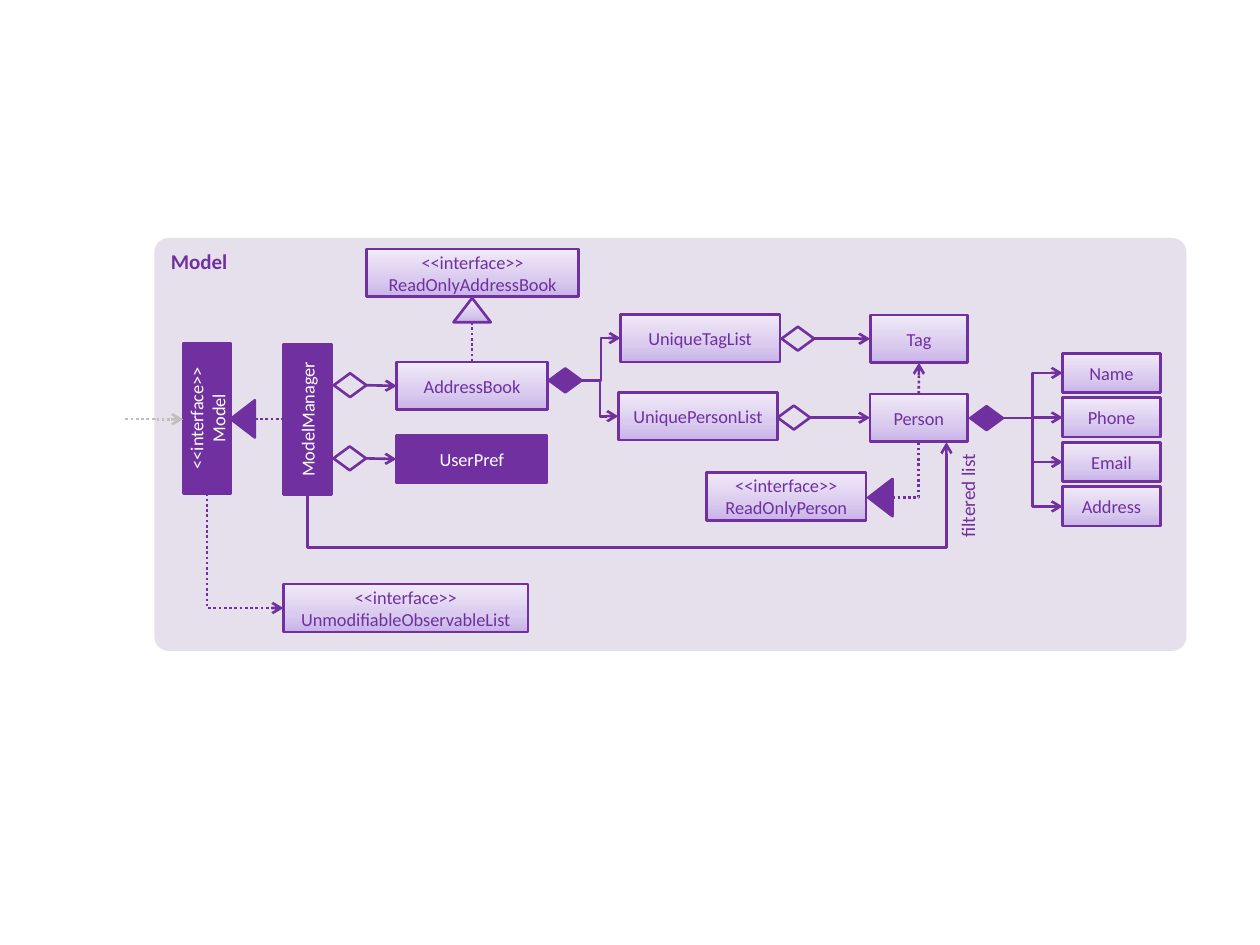
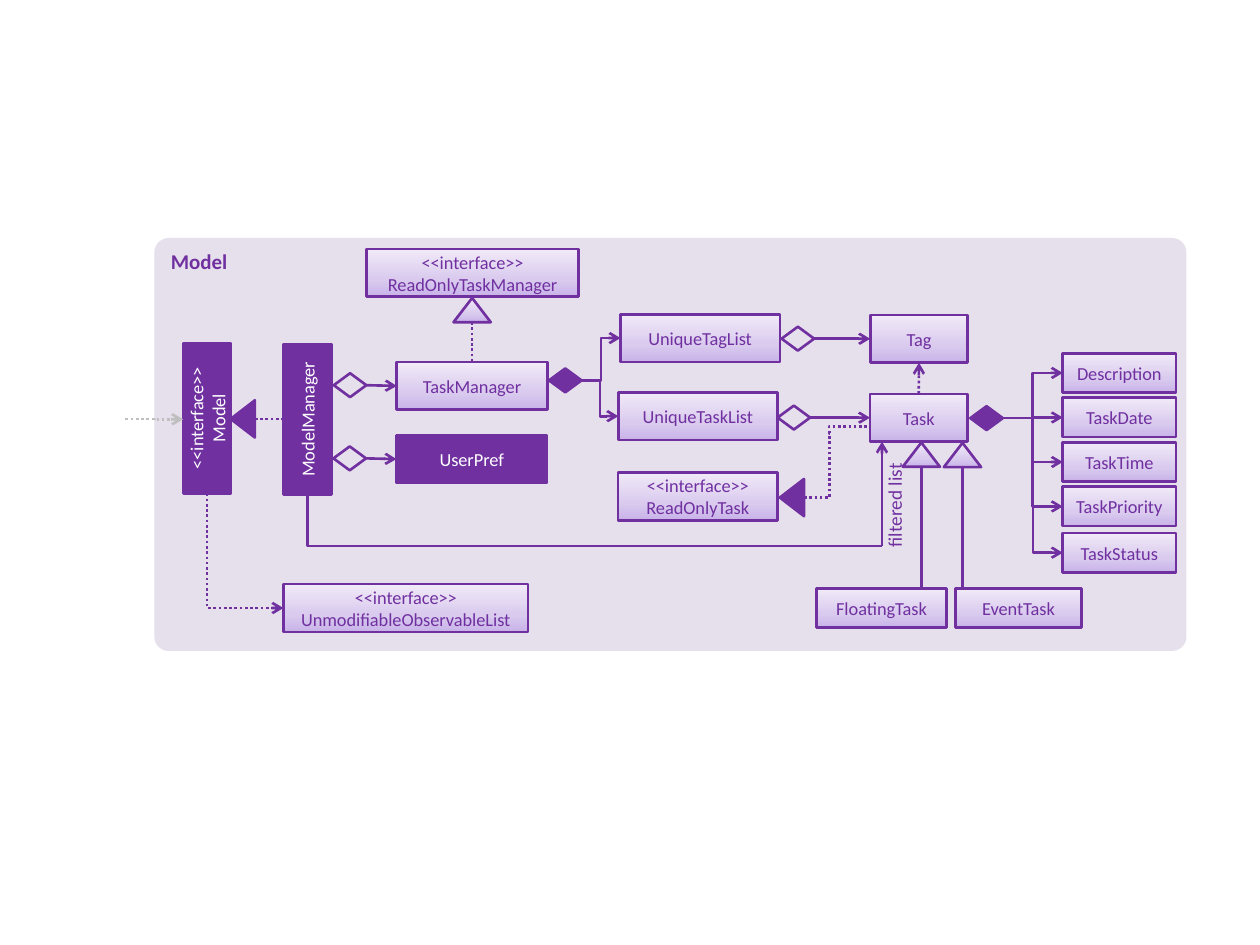
Before and after one commit to turtle96/taskell, a slide deck: slide 8 of docs/diagrams/Diagrams.pptx (slide 7 before the commit). Drawn at 1260x945 pixels with LibreOffice and Linux fonts; fonts in the diff are those of the drawing. Boxes give left, top, right and bottom in pixels: in the first picture for what was removed or moved away, otherwise in the second. Text is boxed around its words. In the diff, an @@ line names an element or a change of style, - is before the commit and + after.

```diff
--- a/docs/diagrams/Diagrams.pptx
+++ b/docs/diagrams/Diagrams.pptx
@@ text in rectangle at [388, 256, 557, 296]: text changed @@
-<<interface>>
-ReadOnlyAddressBook
+<<interface>>
+ReadOnlyTaskManager
@@ rectangle "Description": place and size @@
-rectangle "Description" at [1062, 353, 1159, 392]
+rectangle "Description" at [1062, 353, 1176, 392]
@@ text in rectangle at [423, 380, 521, 396]: text changed @@
-AddressBook
+TaskManager
@@ text in rectangle at [1077, 367, 1162, 383]: text changed @@
-Name
+Description
@@ text in rectangle at [643, 410, 753, 426]: text changed @@
-UniquePersonList
+UniqueTaskList
@@ text in rectangle at [903, 412, 935, 425]: text changed @@
-Person
+Task
@@ rectangle "TaskDate": place and size @@
-rectangle "TaskDate" at [1062, 398, 1159, 437]
+rectangle "TaskDate" at [1062, 398, 1176, 437]
@@ text in rectangle at [1086, 411, 1152, 424]: text changed @@
-Phone
+TaskDate
@@ elbow line moved from (892, 498) - (919, 441) to (804, 498) - (829, 430) @@
@@ elbow line added from (829, 433) to (869, 427), #7030A0 1.5 pt dashed @@
@@ arrow added from (882, 546) to (882, 441), #7030A0 1.5 pt @@
@@ triangle added at [902, 442, 940, 466], fill gradient #C9B5E8 to #D8CBEE to #F0EAF9, outline #7030A0 1.5 pt @@
@@ triangle added at [944, 444, 982, 467], fill gradient #C9B5E8 to #D8CBEE to #F0EAF9, outline #7030A0 1.5 pt @@
@@ rectangle "TaskTime": place and size @@
-rectangle "TaskTime" at [1062, 442, 1159, 481]
+rectangle "TaskTime" at [1062, 442, 1176, 481]
@@ rectangle "<<interface>> ReadOnlyTask": place and size @@
-rectangle "<<interface>> ReadOnlyTask" at [707, 472, 867, 520]
+rectangle "<<interface>> ReadOnlyTask" at [619, 472, 779, 520]
@@ text in rectangle at [646, 479, 749, 517]: text changed @@
-<<interface>>
-ReadOnlyPerson
+<<interface>>
+ReadOnlyTask
@@ triangle: place and size @@
-triangle at [869, 478, 893, 516]
+triangle at [781, 478, 805, 516]
@@ text "filtered list": place and size @@
-text "filtered list" at [957, 456, 980, 537]
+text "filtered list" at [884, 465, 907, 547]
@@ line added from (922, 588) to (922, 467), #7030A0 1.5 pt @@
@@ line added from (963, 588) to (963, 466), #7030A0 1.5 pt @@
@@ text in rectangle at [1085, 456, 1153, 469]: text changed @@
-Email
+TaskTime
@@ elbow arrow moved from (307, 494) - (946, 442) to (307, 494) - (882, 546) @@
@@ elbow arrow (307, 494) - (882, 546): elbow arrow to elbow line @@
@@ elbow arrow added from (1033, 498) to (1062, 553), #7030A0 1.5 pt @@
@@ rectangle "TaskPriority": place and size @@
-rectangle "TaskPriority" at [1062, 486, 1159, 525]
+rectangle "TaskPriority" at [1062, 486, 1176, 525]
@@ text in rectangle at [1076, 500, 1162, 516]: text changed @@
-Address
+TaskPriority
@@ rectangle added at [1062, 533, 1176, 572], fill gradient #C9B5E8 to #D8CBEE to #F0EAF9, outline #7030A0 1.5 pt, 10.5 pt, text #7030A0 @@
+TaskStatus
@@ rectangle added at [816, 588, 946, 627], fill gradient #C9B5E8 to #D8CBEE to #F0EAF9, outline #7030A0 1.5 pt, 10.5 pt, text #7030A0 @@
+FloatingTask
@@ rectangle added at [955, 588, 1081, 627], fill gradient #C9B5E8 to #D8CBEE to #F0EAF9, outline #7030A0 1.5 pt, 10.5 pt, text #7030A0 @@
+EventTask
```
Also in this commit, not shown: 5 other slides changed, 1 slide added, 3 other files.
